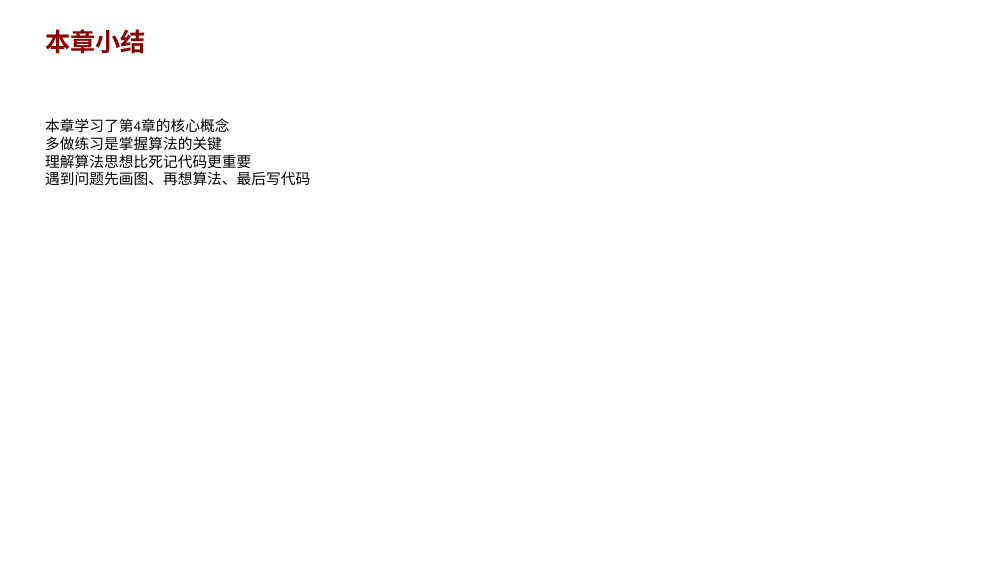
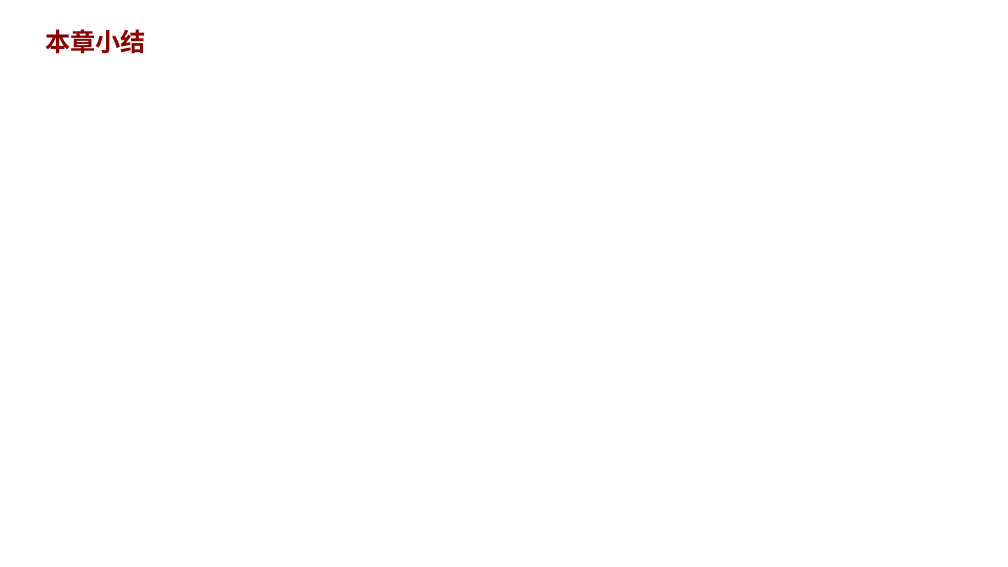
Before and after one commit to AndyLishengrui/trae-coding-course, a slide deck: slide 7 of textbook/ppt/chapter04_ppt.pptx. Drawn at 1008x567 pixels with LibreOffice and Linux fonts; fonts in the diff are those of the drawing. Boxes give left, top, right and bottom in pixels: in the first picture for what was removed or moved away, otherwise in the second. Text is boxed around its words. In the diff, an @@ line names an element or a change of style, - is before the commit and + after.

Commit message:
v6.9: PPT章节专属小结 + 验证修复
PPT改进：
- 15个PPT从8页扩充到9页
- 最后一页添加章节专属核心要点（4条）
- PPT第2轮验证通过

教材迭代进度：
- 叙事改进：Ch1-3 ✅, Ch4-6 ✅, Ch12-15 进行中
- 解题思路丰富：11个关键问题 ✅
- 复杂度分析：168题 ✅
- 难度标记：168题 ✅
- PPT验证：2/3轮 ✅

```diff
--- a/textbook/ppt/chapter04_ppt.pptx
+++ b/textbook/ppt/chapter04_ppt.pptx
@@ text removed at [45, 118, 310, 186] @@
-本章学习了第4章的核心概念
-多做练习是掌握算法的关键
-理解算法思想比死记代码更重要
-遇到问题先画图、再想算法、最后写代码
```
Also in this commit, not shown: 1 slide added, 20 other files.
